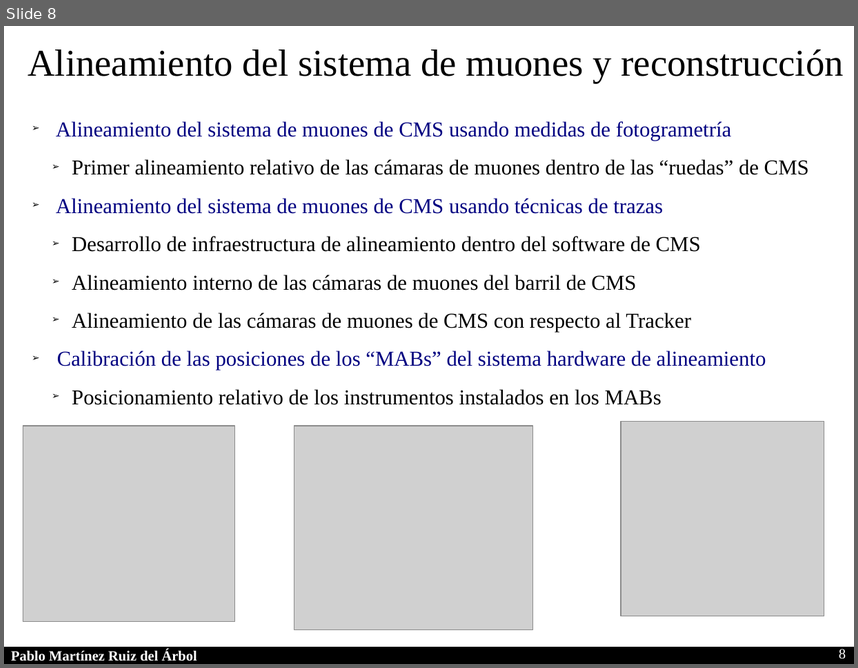
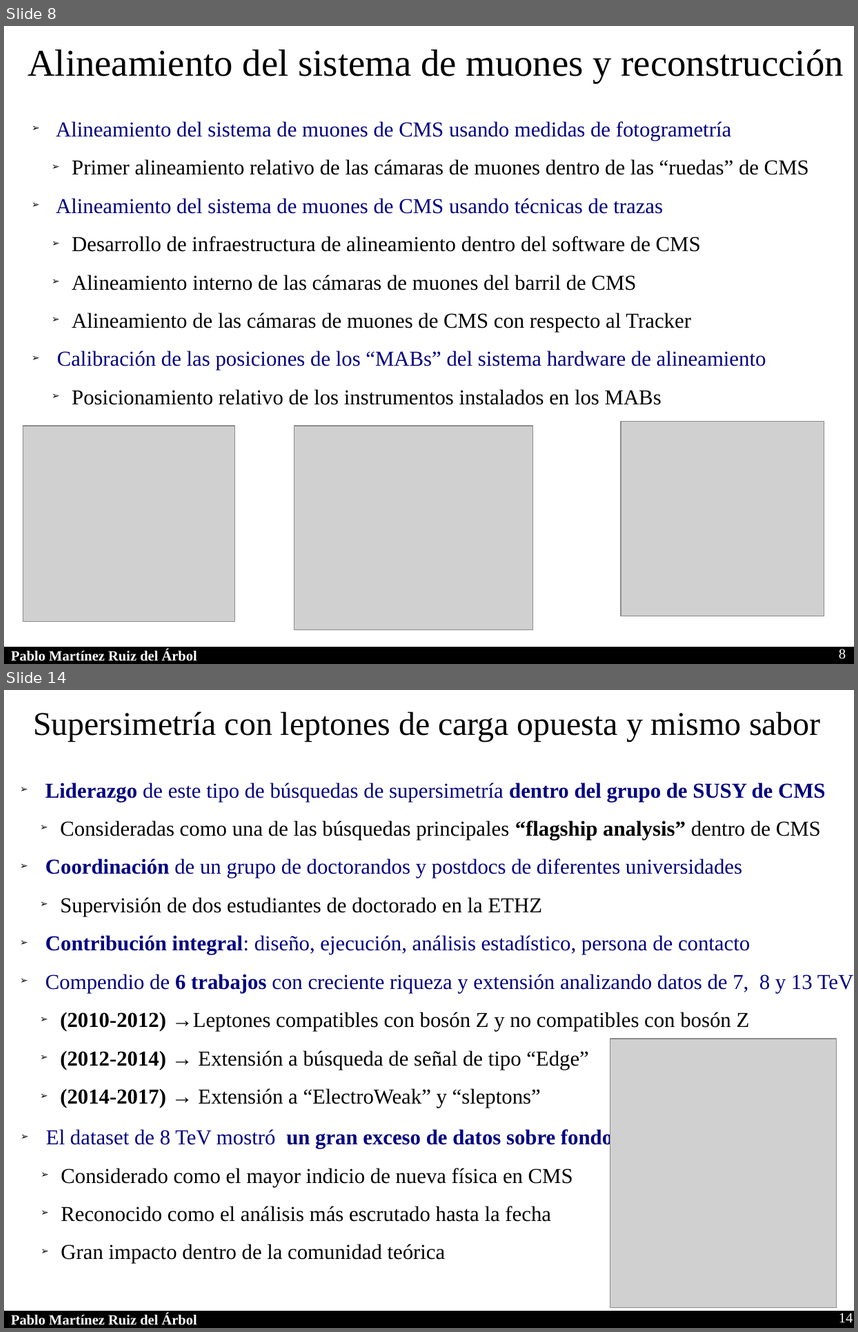
Before and after one commit to parbol/Plaza, a slide deck: Presentacion/Presentacion.odp. Shown one above the other, each under a label of ours: slide 8 before the commit, slides 8 and 14 after it; the slides between them are not shown. The pictures are 858x668 and 858x1332 pixels, drawn with LibreOffice and Linux fonts; fonts in the diff are those of the drawing; grey boxes stand for pictures. Boxes give left, top, right and bottom in pixels: in the first picture for what was removed or moved away, otherwise in the second. Text is boxed around its words. In the diff, an @@ line names an element or a change of style, - is before the commit and + after.

```diff
--- a/Presentacion/Presentacion.odp
+++ b/Presentacion/Presentacion.odp
@@ slide 14 added at bbox=[4, 690, 854, 1328], background #FFFFFF; not listed: 2 template elements that a slide beside it also shows @@
@@ text added at bbox=[33, 711, 821, 742], 28 pt, text #000000 @@
+Supersimetría con leptones de carga opuesta y mismo sabor
@@ text added at bbox=[45, 782, 854, 1107], 18 pt, text #000080 @@
+➢ Liderazgo de este tipo de búsquedas de supersimetría dentro del grupo de SUSY de CMS
+  ➢ Consideradas como una de las búsquedas principales “flagship analysis” dentro de CMS
+➢ Coordinación de un grupo de doctorandos y postdocs de diferentes universidades
+  ➢ Supervisión de dos estudiantes de doctorado en la ETHZ
+➢ Contribución integral: diseño, ejecución, análisis estadístico, persona de contacto
+➢ Compendio de 6 trabajos con creciente riqueza y extensión analizando datos de 7, 8 y 13 TeV
+  ➢ (2010-2012) →Leptones compatibles con bosón Z y no compatibles con bosón Z
+  ➢ (2012-2014) → Extensión a búsqueda de señal de tipo “Edge”
+  ➢ (2014-2017) → Extensión a “ElectroWeak” y “sleptons”
@@ picture added at bbox=[610, 1038, 836, 1307] @@
@@ text added at bbox=[46, 1127, 613, 1263], 18 pt, text #000000 @@
+➢ El dataset de 8 TeV mostró un gran exceso de datos sobre fondo
+  ➢ Considerado como el mayor indicio de nueva física en CMS
+  ➢ Reconocido como el análisis más escrutado hasta la fecha
+  ➢ Gran impacto dentro de la comunidad teórica
@@ page number added at bbox=[839, 1312, 853, 1322], 12 pt, text #FFFFFF @@
+14
```
Also in this commit, not shown: 6 slides changed, 6 other slides added, 2 slides removed.
